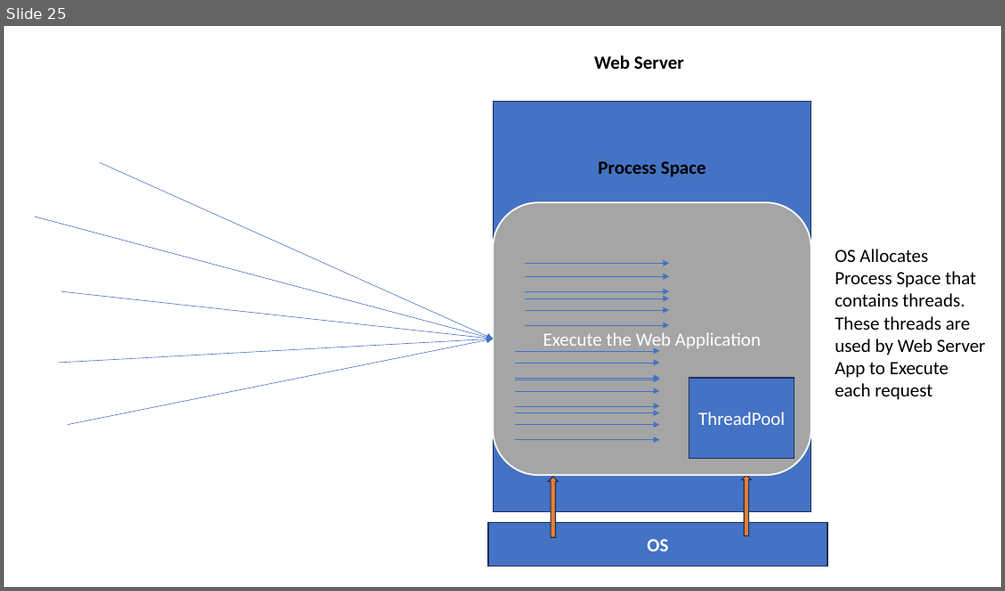
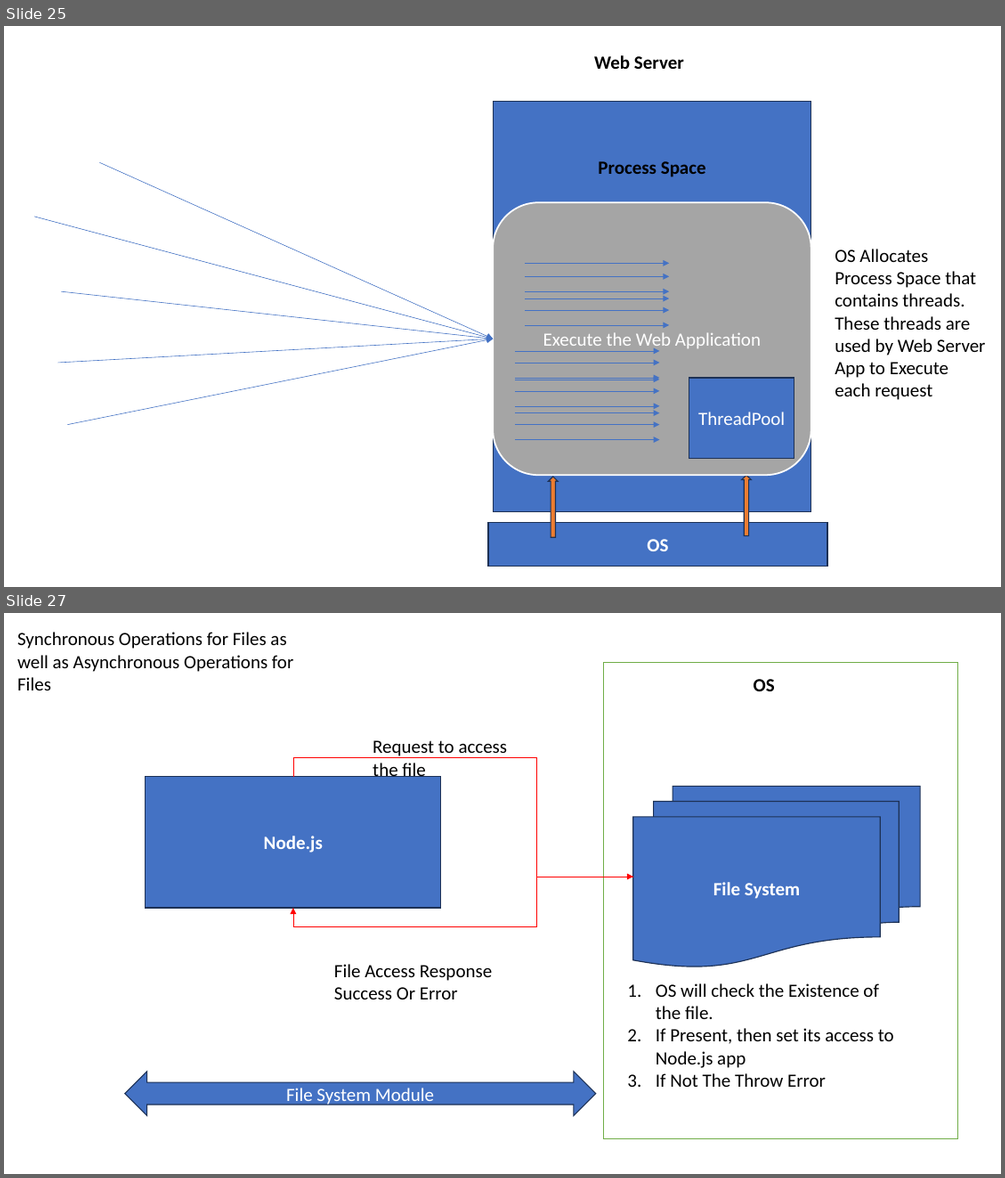
Before and after one commit to maheshsabnis/ugam, a slide deck: Training_Presentetions.pptx. Shown one above the other, each under a label of ours: slide 25 before the commit, slides 25 and 27 after it; the slides between them are not shown. The pictures are 1005x591 and 1005x1178 pixels, drawn with LibreOffice and Linux fonts; fonts in the diff are those of the drawing. Boxes give left, top, right and bottom in pixels: in the first picture for what was removed or moved away, otherwise in the second. Text is boxed around its words. In the diff, an @@ line names an element or a change of style, - is before the commit and + after.

```diff
--- a/Training_Presentetions.pptx
+++ b/Training_Presentetions.pptx
@@ slide 27 added at [4,613,1001,1174], background #FFFFFF @@
@@ text added at [17,632,293,690], 18 pt, text #000000 @@
+Synchronous Operations for Files as well as Asynchronous Operations for Files
@@ rectangle added at [604,662,957,1139], fill #FFFFFF, outline #70AD47 1 pt @@
@@ text added at [753,679,775,691], 18 pt, text #000000, bold @@
+OS
@@ text added at [372,740,508,781], 18 pt, text #000000 @@
+Request to access the file
@@ elbow arrow added from (293, 777) to (633, 876), #FF0000 0.5 pt @@
@@ rectangle added at [146,777,441,908], fill #4472C4, outline #1E3256 1 pt, 18 pt, text #FFFFFF, bold @@
+Node.js
@@ flow chart multidocument added at [633,786,920,966], fill #4472C4, outline #1E3256 1 pt, 18 pt, text #FFFFFF, bold @@
+File System
@@ elbow arrow added from (633, 876) to (293, 908), #FF0000 0.5 pt @@
@@ text added at [334,964,492,999], 18 pt, text #000000 @@
+File Access Response
+Success Or Error
@@ text added at [655,983,894,1086], 18 pt, text #000000 @@
+1. OS will check the Existence of the file.
+2. If Present, then set its access to Node.js app
+3. If Not The Throw Error
@@ left right arrow added at [125,1071,596,1116], fill #4472C4, outline #1E3256 1 pt, 18 pt, text #FFFFFF @@
+File System Module
```
Also in this commit, not shown: 1 slide changed, 15 other files.
